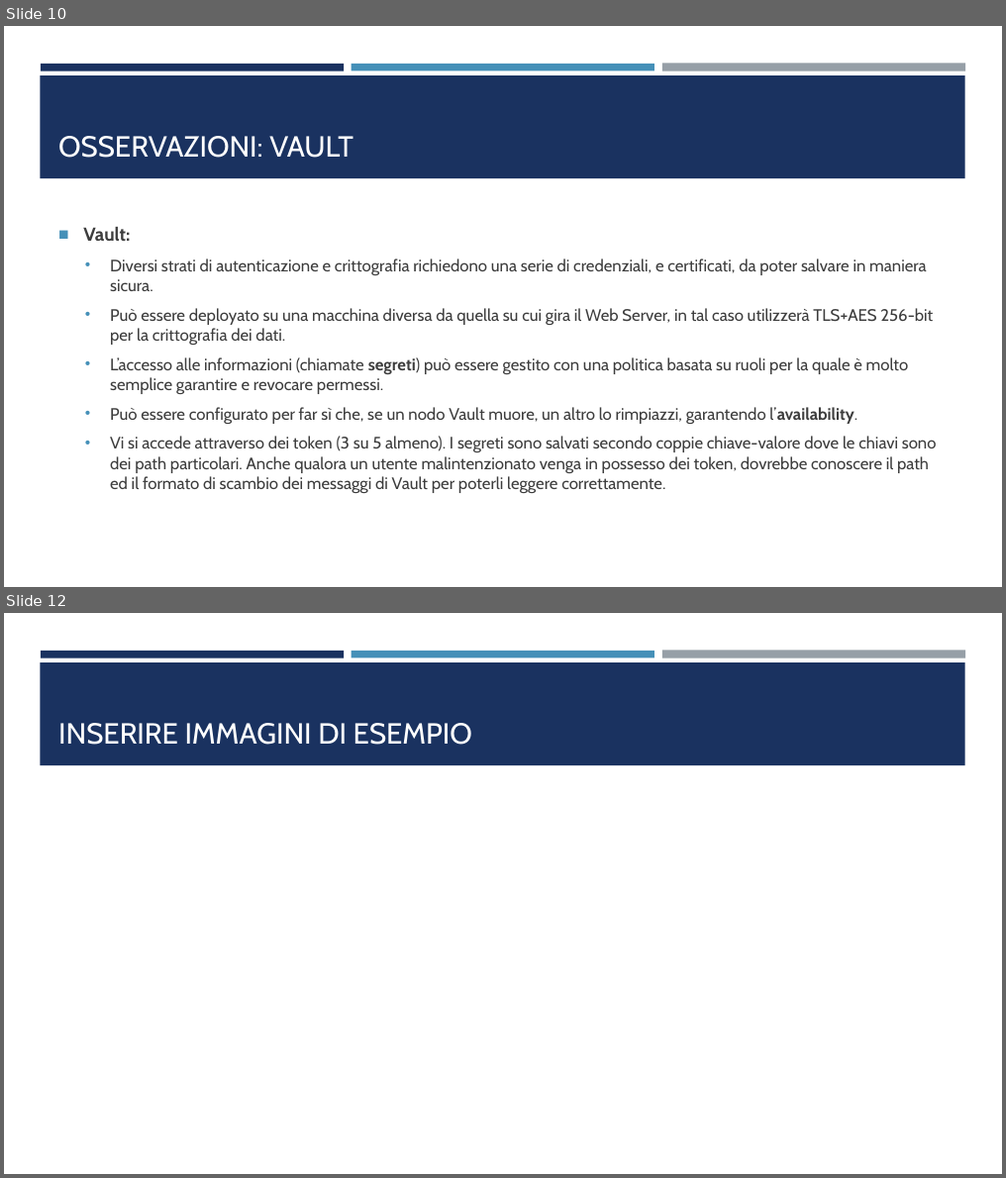
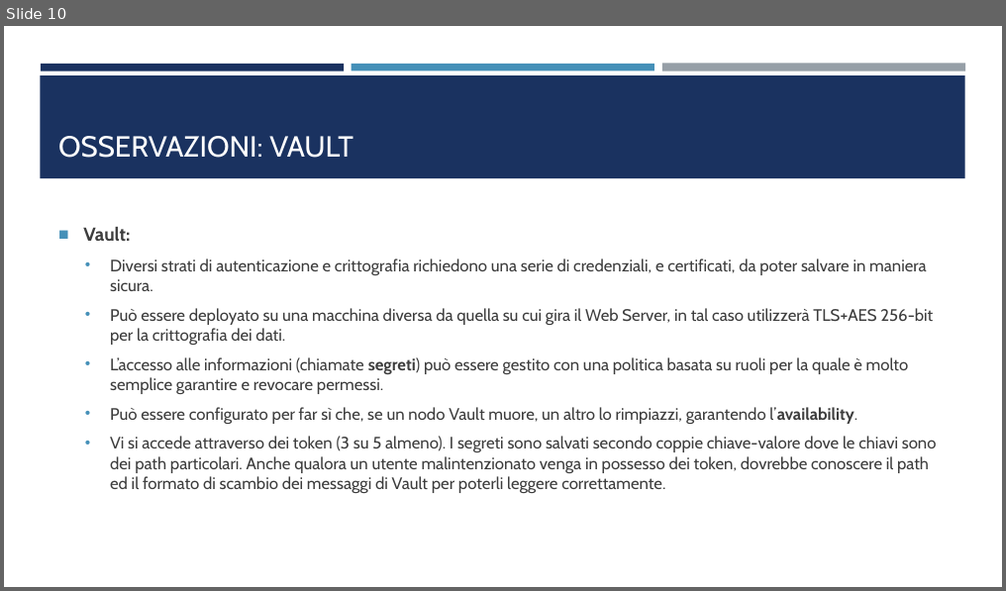
Before and after one commit to gdicecio/LightingOrder, a slide deck: doc/Introduzione.pptx. Shown one above the other, each under a label of ours: slides 10 and 12 before the commit, slide 10 after it; the slides between them are not shown. The pictures are 1006x1178 and 1006x591 pixels, drawn with LibreOffice and Linux fonts; fonts in the diff are those of the drawing. Boxes give left, top, right and bottom in pixels: in the first picture for what was removed or moved away, otherwise in the second. Text is boxed around its words. In the diff, an @@ line names an element or a change of style, - is before the commit and + after.

```diff
--- a/doc/Introduzione.pptx
+++ b/doc/Introduzione.pptx
@@ slide 12 removed at (4,613,1002,1174), background #FFFFFF; not listed: 4 template elements that a slide beside it also shows @@
@@ title removed at (58,723,472,745) @@
-INSERIRE IMMAGINI DI ESEMPIO
```
Also in this commit, not shown: 2 slides changed, 1 slide added, 9 other files.
